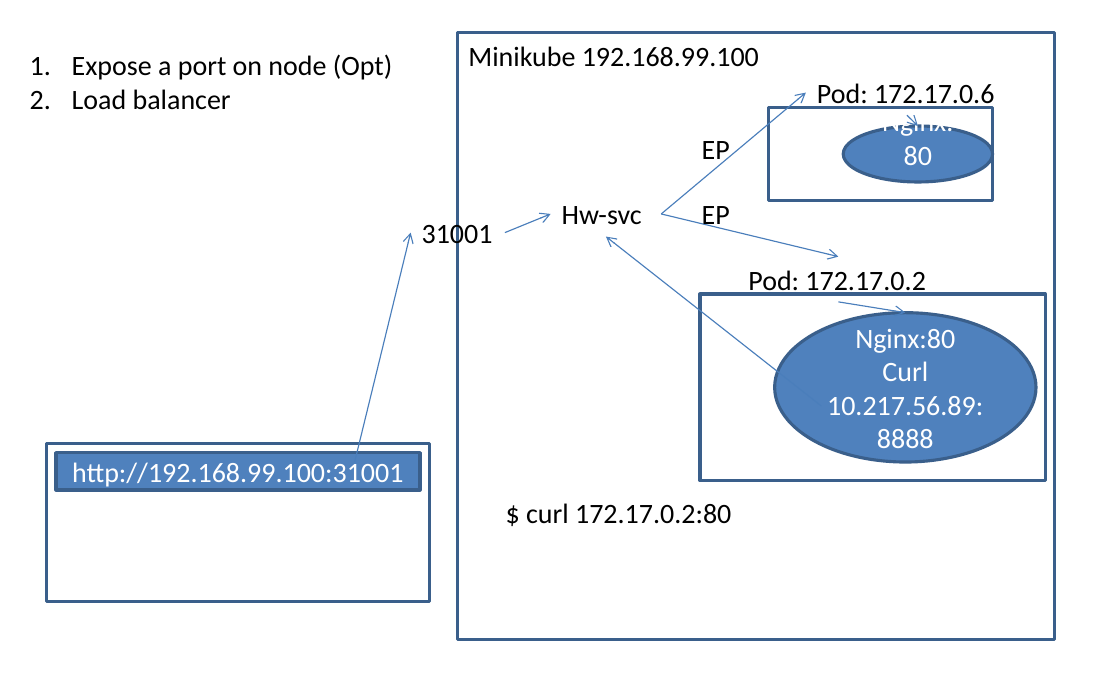
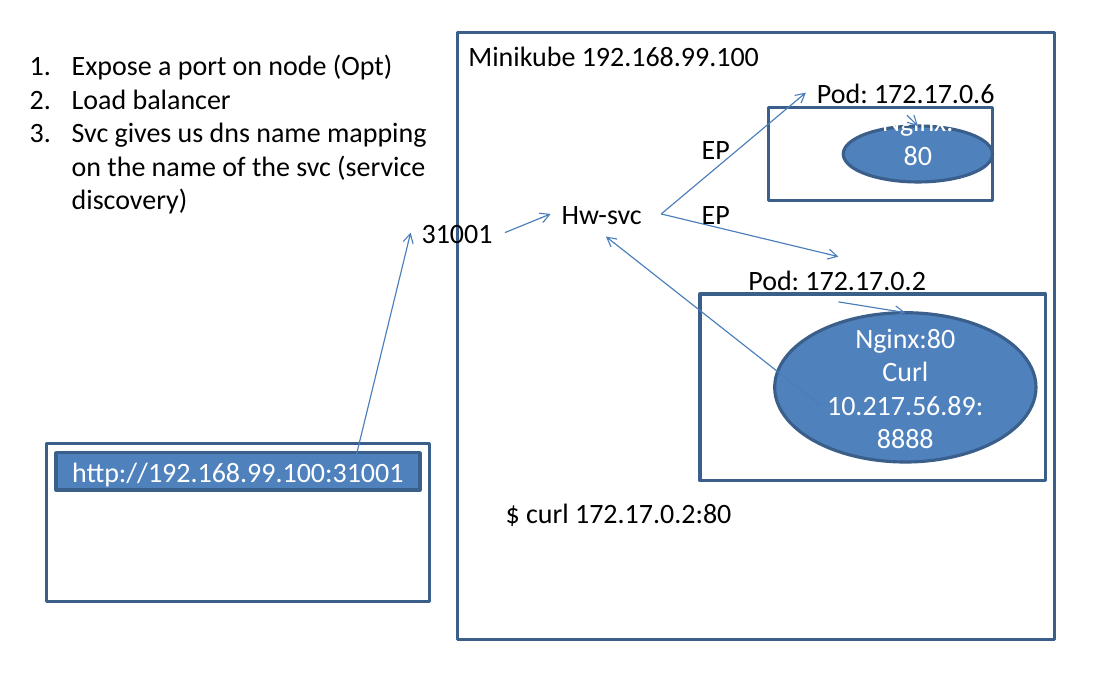
Before and after one commit to AdityaSP/ora-jul22-dock-kube, a slide deck: slide 17 of rough-diag.pptx. Drawn at 1120x700 pixels with LibreOffice and Linux fonts; fonts in the diff are those of the drawing. Boxes give left, top, right and bottom in pixels: in the first picture for what was removed or moved away, otherwise in the second. Text is boxed around its words. In the diff, an @@ line names an element or a change of style, - is before the commit and + after.

```diff
--- a/rough-diag.pptx
+++ b/rough-diag.pptx
@@ text at (72,122,426,214): paragraph added @@
+3. Svc gives us dns name mapping on the name of the svc (service discovery)
```
Also in this commit, not shown: 1 slide added, 2 other files.
